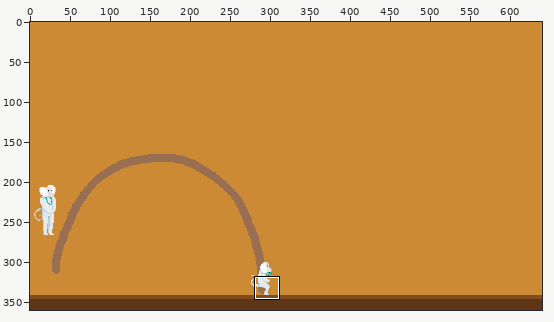
Edited in one commit: pixel-art file (animations-dev/micca-jump-dev.aseprite). Above, an overview of the earlier version with the close-up marked.
Close-up. Before the edit:
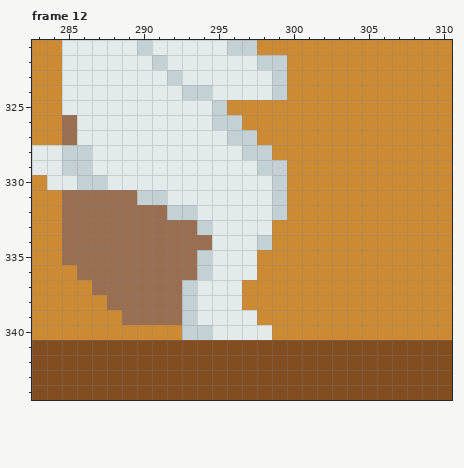
640x360 pixels, 12 frames. Shown: frame 12: x 283..310, y 321..344.
Once edited:
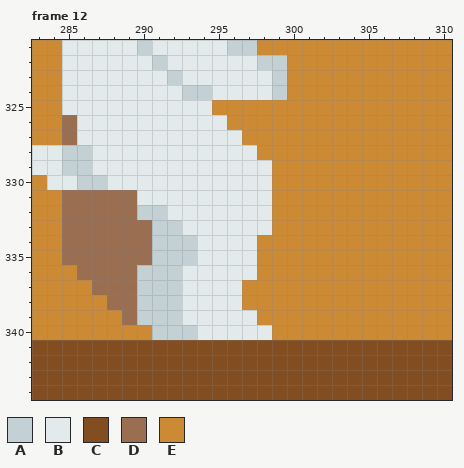
Palette (. is transparent): A #c3d1d4  B #e3eaeb  C #824d20  D #9a6e50  E #cd8a34
Author's note on the commit: new: restyled micca and run animation v1
Edits made:
Frame 12, layers "micca-peaceful-jump-dev Copy/right leg", "micca-peaceful-jump-dev Copy/left leg":
y 325: x 295 A -> E
y 326: x 295..296 AA -> BE
y 327: x 296..297 AA -> BE
y 328: x 297..298 AA -> BE
y 329: x 298..299 AA -> BE
y 330: x 299 A -> E
y 331: x 290..291 AA -> BB; x 299 A -> E
y 332: x 290..293 DDAA -> AABB; x 299 A -> E
y 333: x 291..294 DDDA -> AABB
y 334: x 291..294 DDDD -> AAAB; x 298 A -> E
y 335: x 291..294 DDDA -> AAAB
y 336: x 290..294 DDDDA -> AAABB
y 337..339: x 290..293 DDDA -> AAAB
y 340: x 291..292 EE -> AA; x 294 A -> B
